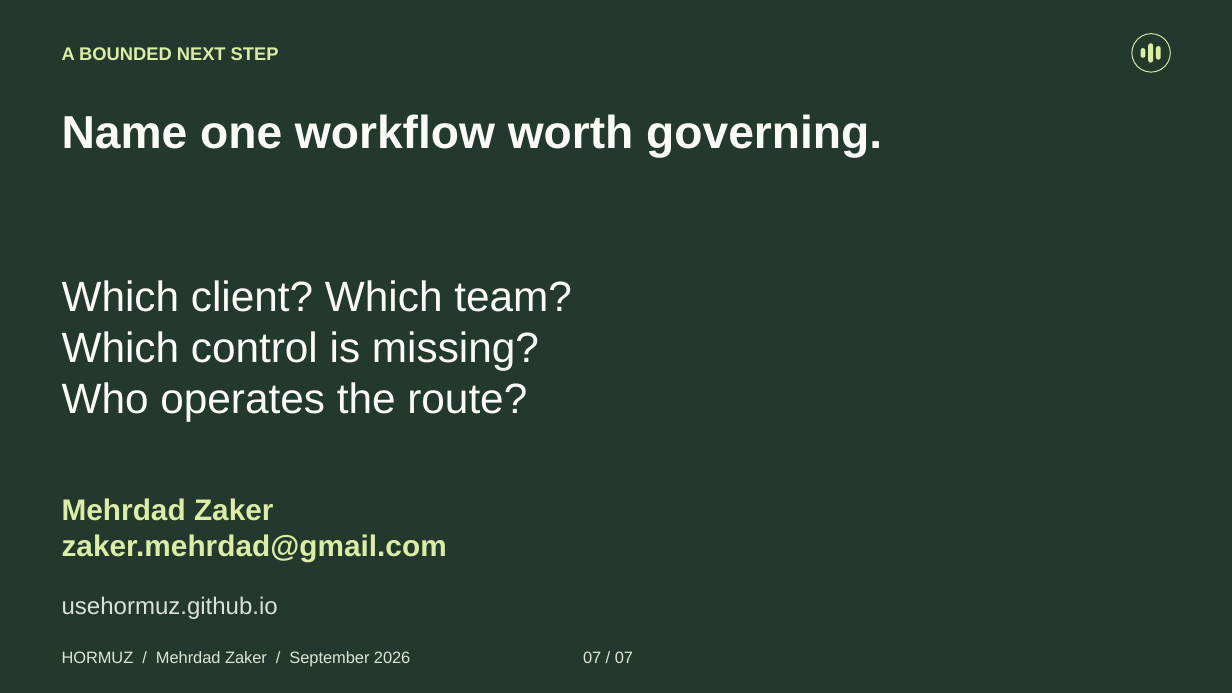
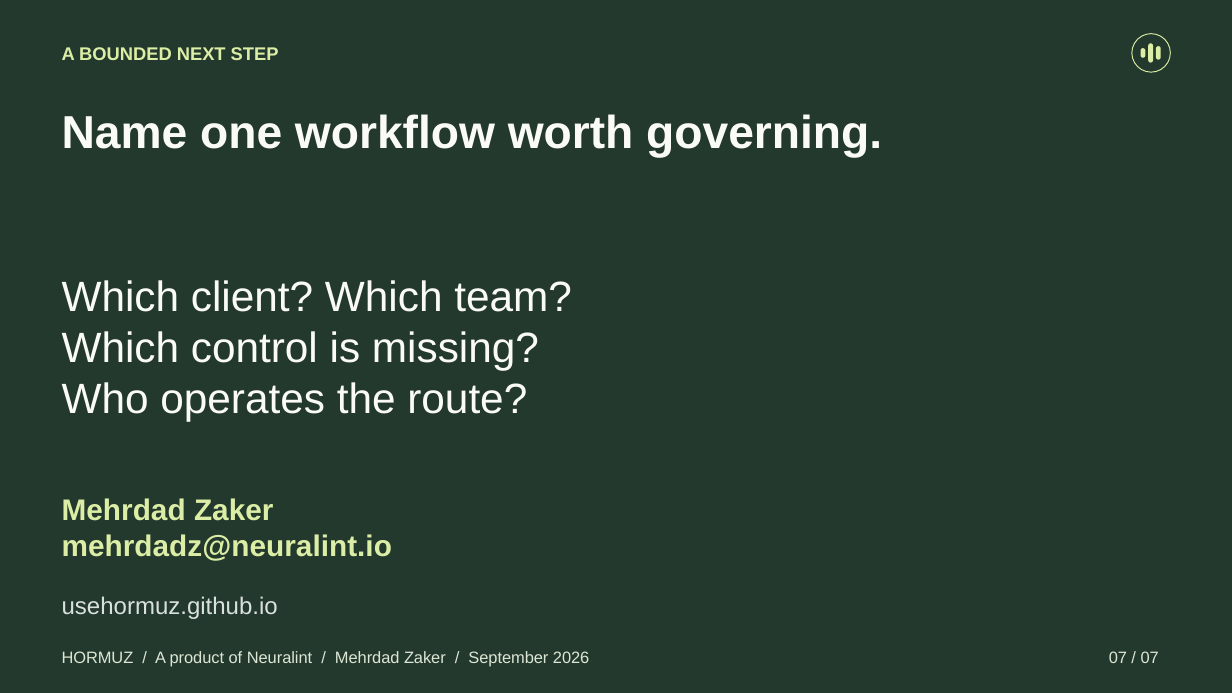
Before and after one commit to Xpounder-com/hormuz, a slide deck: slide 7 of website/public/downloads/hormuz-buyer-briefing.pptx. Drawn at 1232x693 pixels with LibreOffice and Linux fonts; fonts in the diff are those of the drawing. Boxes give left, top, right and bottom in pixels: in the first picture for what was removed or moved away, otherwise in the second. Text is boxed around its words. In the diff, an @@ line names an element or a change of style, - is before the commit and + after.

Commit message:
Clarify pilot pricing, conversion CTAs, and Neuralint ownership

```diff
--- a/website/public/downloads/hormuz-buyer-briefing.pptx
+++ b/website/public/downloads/hormuz-buyer-briefing.pptx
@@ text at [62,534,392,561]: text changed @@
-zaker.mehrdad@gmail.com
+mehrdadz@neuralint.io
@@ text at [62,651,589,666]: text changed @@
-HORMUZ / Mehrdad Zaker / September 2026 07 / 07
+HORMUZ / A product of Neuralint / Mehrdad Zaker / September 2026
@@ text added at [1109,651,1159,663], 12.8 pt, text #DCE6D5 @@
+07 / 07
```
Also in this commit, not shown: 6 other slides changed, 28 other files.
